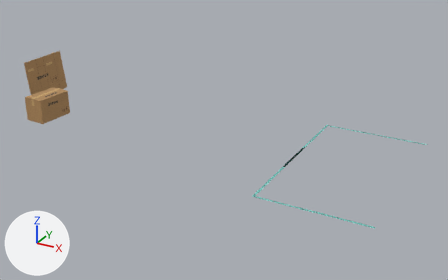
The glTF model assets/models/env/second_ai/dorm_y1_items.glb as it was, and as the next commit left it.
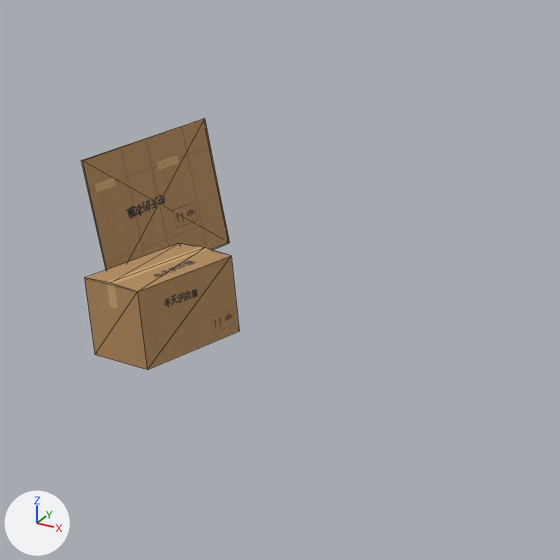
The first picture shows the older version from a 50 mm lens placed at (4.12, -6.75, 3.29), pointed at (0.47, -0.11, -0.03). The close-ups show the older and then the newer version on the part from 0% to 37% of the width and 6% to 64% of the height of that picture. Only the edits that show in the close-ups are written down. The lights are fixed; the arrows at lower left show +X, +Y and +Z. The close-ups show mesh edges as thin lines. Where no turn or scale is listed for an object, it has been applied to the vertices. Vertices at exactly the same position are counted once.

Objects in the first close-up: 'Y1_box_folded', 'Y1_box_winter'.
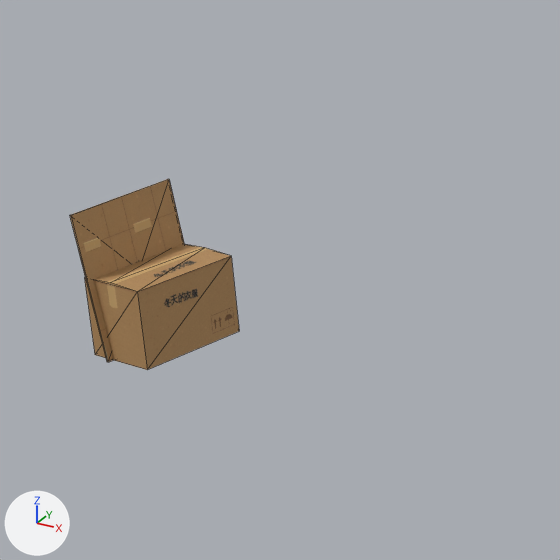
What differs and where, as boxes (x1, y1, x2, y2) in the close-ups (560 x 560 px):
```json
{"object": "Y1_box_folded", "change": "reshaped", "before": [81, 119, 230, 270], "after": [70, 179, 184, 362]}
```

Scene script edits in JSON lines:
```json
{"block": "me_y1_box_folded", "where": "# used by ob_y1_box_folded_1; location = (0.0, 0.0, 0.0)"}
{"op": "remove", "block": "me_y1_box_folded", "code": "me_y1_box_folded.from_pydata(...)  # 8 vertices, 10 faces; spans x -2.873..-2.79, y -0.285..0.49, z 0.0..0.6"}
{"op": "add", "block": "me_y1_box_folded", "code": "me_y1_box_folded.from_pydata(...)  # 8 vertices, 10 faces; spans x -2.293..-2.185, y -0.92..-0.36, z 0.0..0.62"}
{"block": "me_y1_box_folded", "change": "me_y1_box_folded part 1"}
{"op": "set", "path": "me_y1_box_folded.vertices[0].co", "old": "(-2.79, -0.285, 0.0)", "new": "(-2.185, -0.92, 0.0)", "note": "not seen -> pixel (108, 362)"}
{"op": "set", "path": "me_y1_box_folded.vertices[1].co", "old": "(-2.79, 0.49, 0.0)", "new": "(-2.185, -0.36, 0.0)", "note": "pixel (229, 242) -> not seen"}
{"op": "set", "path": "me_y1_box_folded.vertices[2].co", "old": "(-2.865, 0.49, 0.6)", "new": "(-2.285, -0.36, 0.62)", "note": "pixel (204, 118) -> pixel (169, 179)"}
{"op": "set", "path": "me_y1_box_folded.vertices[3].co", "old": "(-2.865, -0.285, 0.6)", "new": "(-2.285, -0.92, 0.62)", "note": "pixel (82, 160) -> pixel (71, 215)"}
{"op": "set", "path": "me_y1_box_folded.vertices[4].co", "old": "(-2.798, 0.49, 0.0)", "new": "(-2.193, -0.36, 0.0)", "note": "pixel (228, 242) -> not seen"}
{"op": "set", "path": "me_y1_box_folded.vertices[5].co", "old": "(-2.798, -0.285, 0.0)", "new": "(-2.193, -0.92, 0.0)", "note": "not seen -> pixel (107, 362)"}
{"op": "set", "path": "me_y1_box_folded.vertices[6].co", "old": "(-2.873, -0.285, 0.6)", "new": "(-2.293, -0.92, 0.62)", "note": "pixel (81, 160) -> pixel (69, 215)"}
{"op": "set", "path": "me_y1_box_folded.vertices[7].co", "old": "(-2.873, 0.49, 0.6)", "new": "(-2.293, -0.36, 0.62)", "note": "pixel (203, 118) -> pixel (167, 179)"}
```
